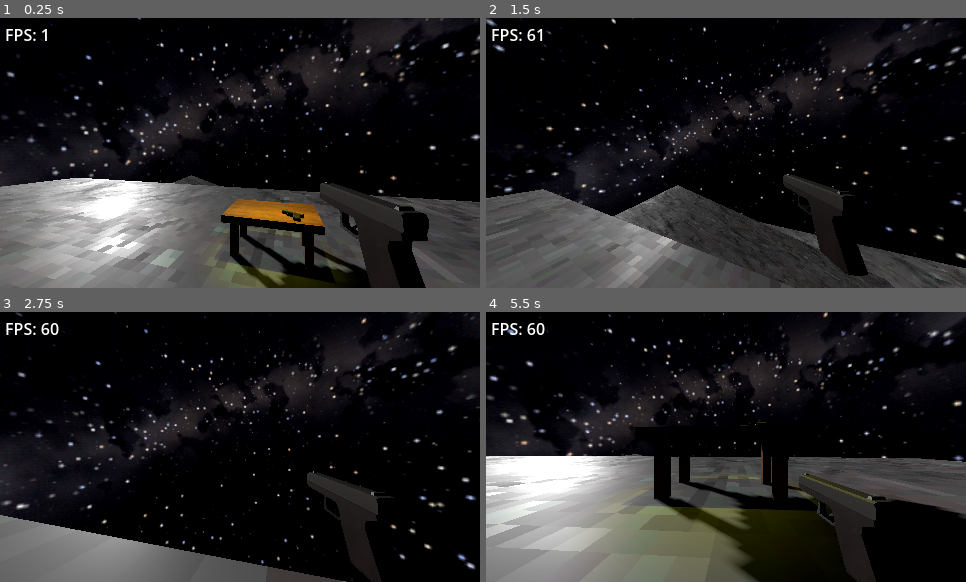
Above: before the commit, frames 1-4 (two rows, left to right).
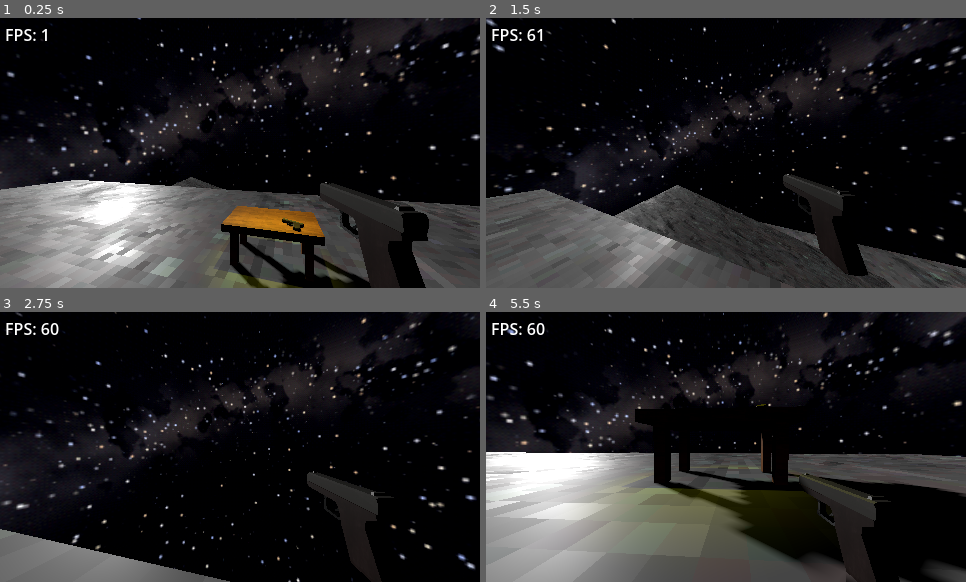
Above: after the commit, the same moments.

Repository: TheM0RSE/GameOff2026
Game: Godot game, scene res://Scenes/Main.tscn
Same seed, same stepped clock (60 frames per second), same inputs: the game is played once before the commit and once after it.
Inputs (mouse positions are in pixels of both pictures, inside the frame that each line leads up to):
- Up to frame 1 (0.25 s): no input
- Up to frame 2 (1.5 s): move the mouse to (750, 153) at 0.52 s; hold W (up) from 0.53 s (still down); tap Space (jump) at 0.6, 0.77, 1.07 s; move the mouse to (702, 153) at 1.27 s; tap Shift (Dash) at 1.35 s
- Up to frame 3 (2.75 s): keep holding W (up); tap Space (jump) at 1.52, 1.55, 1.82, 2.3 s; move the mouse to (249, 441) at 2.02 s; hold Ctrl (Slide) from 2.03 s (still down)
- Up to frame 4 (5.5 s): keep holding W (up); move the mouse to (721, 452) at 2.77 s; release Ctrl (Slide) at 2.78 s; click (721, 452) at 2.85 s; tap Space (jump) at 3.02, 3.05, 3.32, 3.6, 3.77, 4.07, 4.52, 4.55, 4.82, 5.3 s; move the mouse to (764, 449) at 3.52 s; tap Enter at 4.25 s; move the mouse to (687, 444) at 4.27 s; tap Shift (Dash) at 4.35 s; tap R (reset) at 5 s; move the mouse to (730, 447) at 5.02 s; hold Ctrl (Slide) from 5.03 s (still down)

The runs differ from the first frame. In frame 1, 9.9% of the frame differs, in the area x 0-100%, y 58-100%; in frame 2, 0.2%; in frame 3, 4.2%; in frame 4, 16%, in the area x 0-100%, y 34-100%.

Commit message:
Changed some mantling stuff and added camera smoothing.

Diff:
--- a/Entities/Player/Player.gd
+++ b/Entities/Player/Player.gd
@@ -13,7 +13,7 @@
 const FAST_FOV_PER_SPEED = 1.5
 const MAX_FOV_BOOST = 100.0
 
-const TILT_ANGLE = 1.5 # degrees
+const TILT_ANGLE = 2 # degrees
 var camera_fx_strength = 1.0 # 1.0 = full, 0.0 = off
 
 var mouse_turn = 0.0
@@ -21,6 +21,10 @@
 const MAX_MOUSE_TILT = 2.0 # Degrees
 
 var shake = 0.0
+
+var cam_smooth_y = 0.0
+const CAM_SMOOTH = 14.0 # Higher = less smoothing
+const CAM_MAX_LAG = 0.25
 
 # Move Variables
 var speed: float = 0
@@ -67,13 +71,17 @@
 @export var ceiling_ray : RayCast3D
 
 var mantle_cooldown = 0.0
-const MANTLE_COOLDOWN_TIME = 0.25
+const MANTLE_COOLDOWN_TIME = 0.35
 var last_speed = 0
 
 var vault_direction = Vector3.ZERO
 var vault_speed = 0.0
 
-const WALL_SPEED_DECAY = 60.0
+const WALL_SPEED_DECAY = 400.0
+
+var is_vaulting = false
+var vault_ledge_y = 0.0
+const VAULT_LIFT_SPEED = 9.0
 
 # Stamina later
 
@@ -96,6 +104,7 @@
 
 func _ready() -> void:
 	Input.mouse_mode = Input.MOUSE_MODE_CAPTURED # Lock mouse ingame
+	cam_smooth_y = camera.global_position.y
 	stand_cam_y = camera.position.y
 	stand_col_y = collision.position.y
 	speed = WALK_SPEED
@@ -177,7 +186,16 @@
 	collision.shape.height = target_height
 	collision.position.y = stand_col_y - drop / 2
 
-	camera.position.y = lerp(camera.position.y, cam_target, 15 * delta)
+	var desired_y = global_position.y + cam_target
+
+	# Follow it smoothly
+	cam_smooth_y = lerp(cam_smooth_y, desired_y, CAM_SMOOTH * delta)
+
+	# But never fall too far behind (e.g. long falls or fast jumps)
+	cam_smooth_y = clamp(cam_smooth_y, desired_y - CAM_MAX_LAG, desired_y + CAM_MAX_LAG)
+
+	# Turn that world height back into the camera's local height
+	camera.position.y = cam_smooth_y - global_position.y
 
 func mouse_move():
 	# Apply rotation on every rendered framed
@@ -244,6 +262,15 @@
 	elif mantle_cooldown > 0:
 		horizontal = vault_direction * vault_speed
 
+		var feet_y = global_position.y - STAND_HEIGHT / 2
+		var remaining = (vault_ledge_y + 0.1) - feet_y
+
+		if is_vaulting and remaining > 0:
+			velocity.y = clamp(remaining * 15.0, 3.0, VAULT_LIFT_SPEED)
+		elif is_vaulting:
+			velocity.y = 0.0
+			is_vaulting = false
+
 	elif is_sliding:
 		horizontal = horizontal.move_toward(Vector3.ZERO, SLIDE_FRICTION * delta)
 
@@ -314,19 +341,21 @@
 		var ledge_point = top_ray.get_collision_point()
 		vault(top_ray.get_collision_point())
 
+# Handle mantling
 func vault(ledge_point):
 	is_dashing = false
 	mantle_cooldown = MANTLE_COOLDOWN_TIME
 
-	var feet_y = global_position.y - STAND_HEIGHT / 2
-	var height = ledge_point.y - feet_y + 0.3
-
-	var g = get_gravity().length() * WEIGHT
-	velocity.y = sqrt(2 * g * height)
+	vault_ledge_y = ledge_point.y
+	is_vaulting = true
 
 	vault_direction = -transform.basis.z
-	vault_speed = max(last_speed, speed)
-
+	vault_speed = max(last_speed, 4.0)
+
+	# Camera starts a bit lower and glides up = smooth climb feel
+	camera.position.y -= 0.4
+
+# Handle camera effects
 func update_camera_fx(delta):
 	var h_speed = Vector3(velocity.x, 0, velocity.z).length()
 
